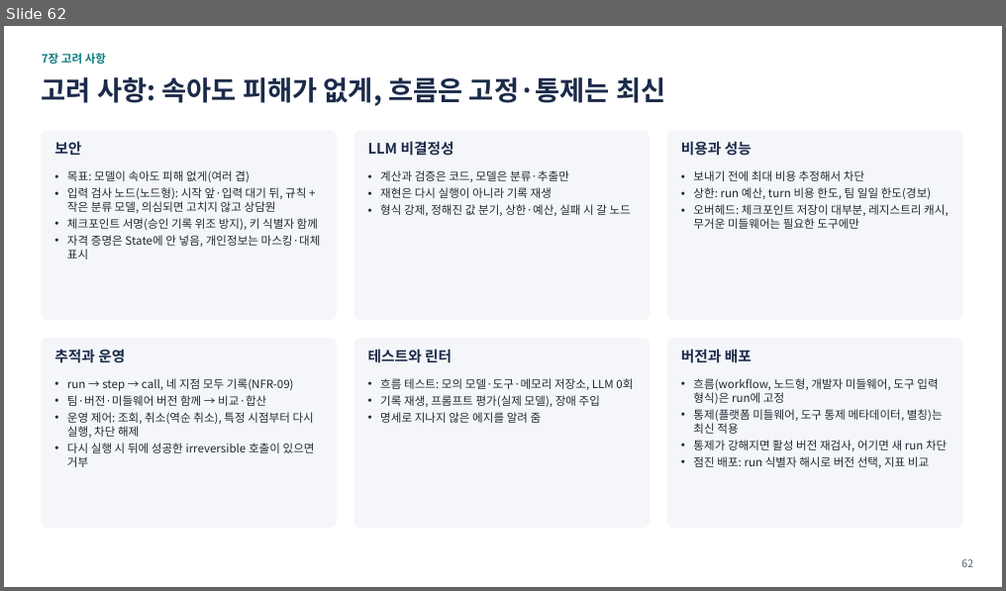
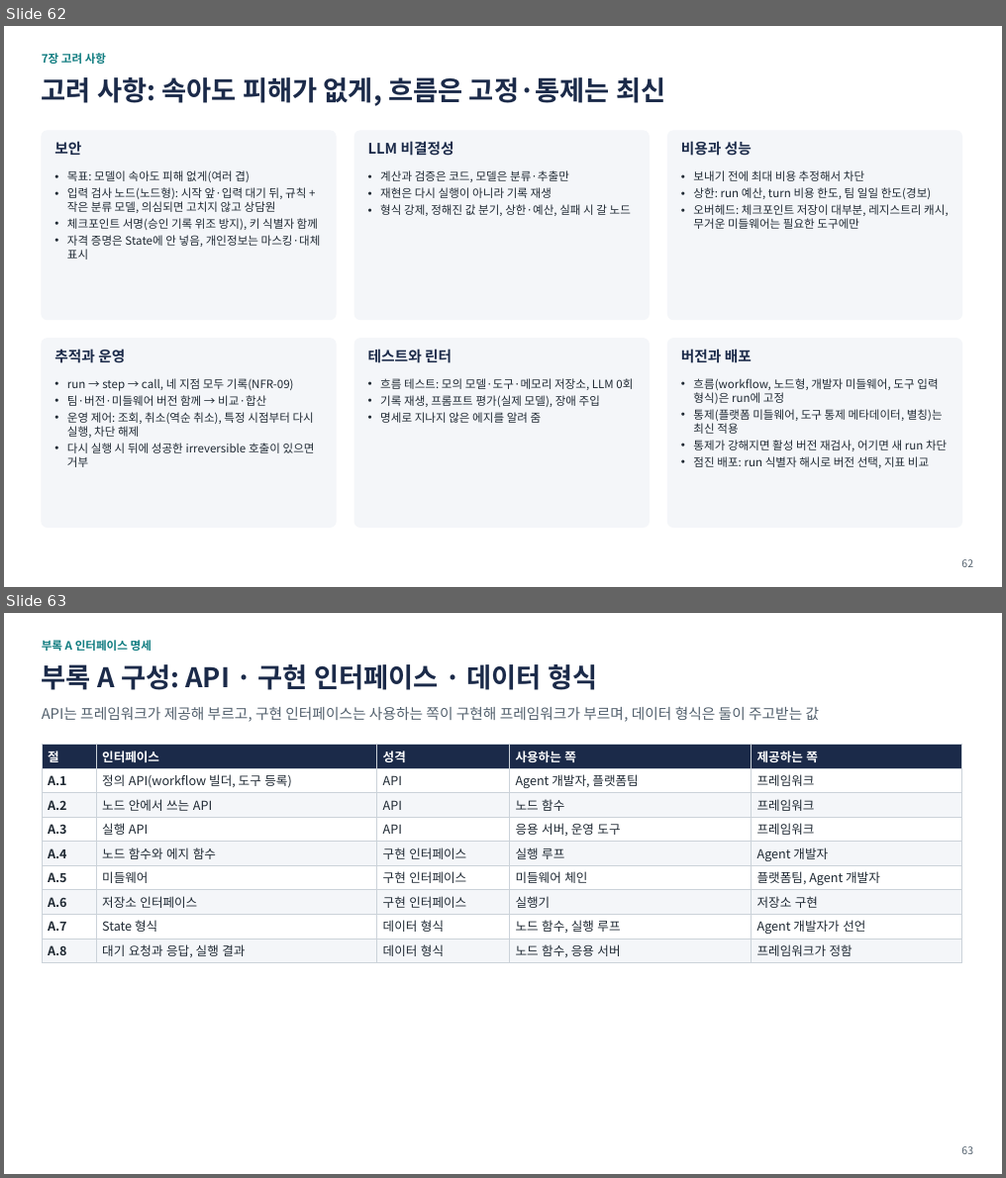
Before and after one commit to iwindfree/windfree-blog, a slide deck: public/files/ai-agent-workflow-framework/AI_Agent_Workflow_Framework_Summary.pptx. Shown one above the other, each under a label of ours: slide 62 before the commit, slides 62 and 63 after it. The pictures are 1006x591 and 1006x1178 pixels, drawn with LibreOffice and Linux fonts; fonts in the diff are those of the drawing. Boxes give left, top, right and bottom in pixels: in the first picture for what was removed or moved away, otherwise in the second. Text is boxed around its words. In the diff, an @@ line names an element or a change of style, - is before the commit and + after.

```diff
--- a/public/files/ai-agent-workflow-framework/AI_Agent_Workflow_Framework_Summary.pptx
+++ b/public/files/ai-agent-workflow-framework/AI_Agent_Workflow_Framework_Summary.pptx
@@ slide 63 added at bbox=[4, 613, 1002, 1174], background #FFFFFF @@
@@ text added at bbox=[42, 640, 152, 651], 11 pt, text #0F7C80, bold @@
+부록 A 인터페이스 명세
@@ text added at bbox=[42, 664, 597, 690], 26 pt, text #1B2A49, bold @@
+부록 A 구성: API · 구현 인터페이스 · 데이터 형식
@@ text added at bbox=[42, 706, 820, 722], 14 pt, text #52606D @@
+API는 프레임워크가 제공해 부르고, 구현 인터페이스는 사용하는 쪽이 구현해 프레임워크가 부르며, 데이터 형식은 둘이 주고받는 값
@@ table added at bbox=[42, 744, 961, 961], 9 rows, 5 columns @@
+절 | 인터페이스 | 성격 | 사용하는 쪽 | 제공하는 쪽
+A.1 | 정의 API(workflow 빌더, 도구 등록) | API | Agent 개발자, 플랫폼팀 | 프레임워크
+A.2 | 노드 안에서 쓰는 API | API | 노드 함수 | 프레임워크
+A.3 | 실행 API | API | 응용 서버, 운영 도구 | 프레임워크
+A.4 | 노드 함수와 에지 함수 | 구현 인터페이스 | 실행 루프 | Agent 개발자
+A.5 | 미들웨어 | 구현 인터페이스 | 미들웨어 체인 | 플랫폼팀, Agent 개발자
+A.6 | 저장소 인터페이스 | 구현 인터페이스 | 실행기 | 저장소 구현
+A.7 | State 형식 | 데이터 형식 | 노드 함수, 실행 루프 | Agent 개발자가 선언
+A.8 | 대기 요청과 응답, 실행 결과 | 데이터 형식 | 노드 함수, 응용 서버 | 프레임워크가 정함
@@ page number added at bbox=[961, 1147, 973, 1155], 10 pt, text #52606D @@
+63
```
Also in this commit, not shown: 7 slides changed, 1 other slide added, 1 other file.
